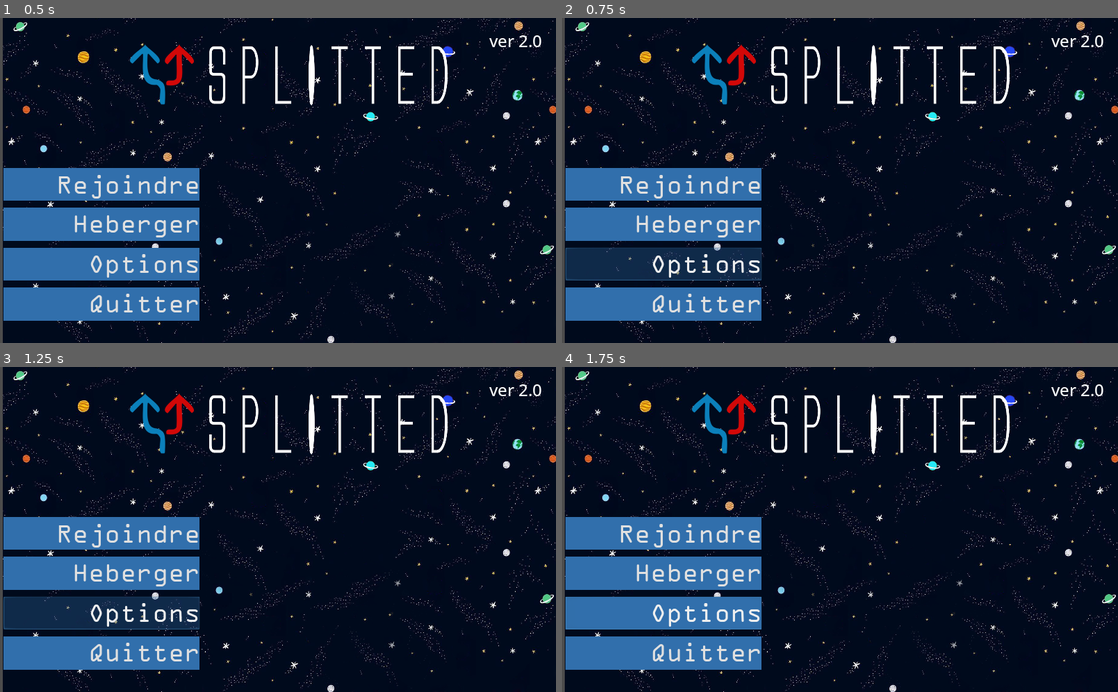
Above: before the commit, frames 1-4 (two rows, left to right).
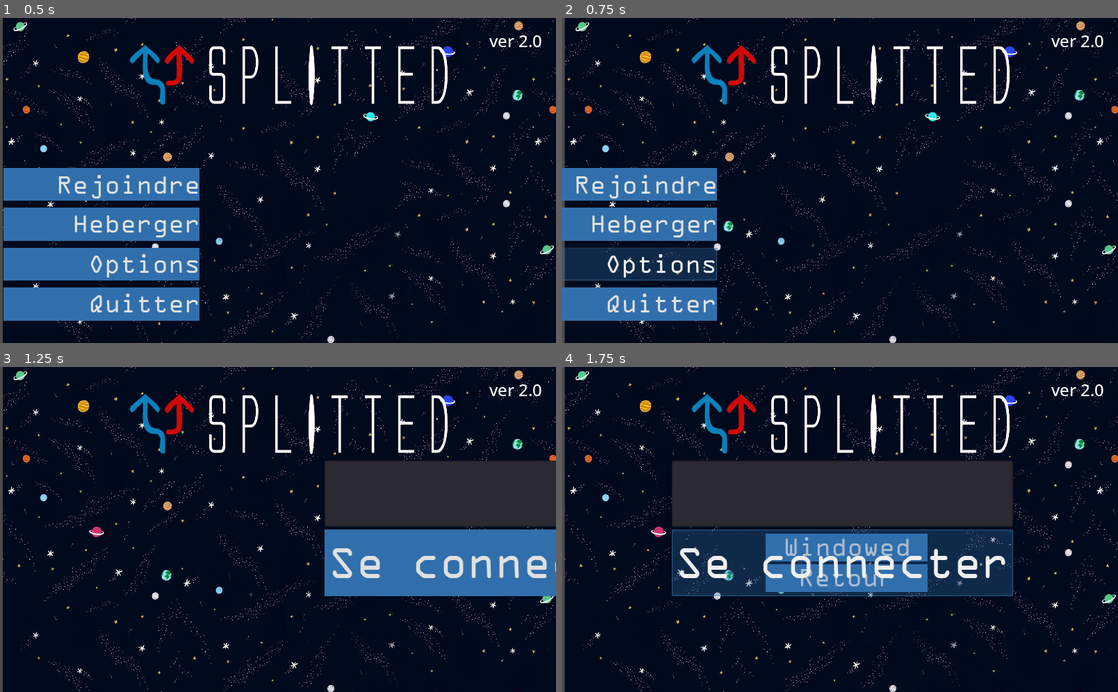
Above: after the commit, the same moments.

Repository: Savro01/Splitted
Game: Godot game, scene res://Scenes/MainMenu.tscn
Same seed, same stepped clock (60 frames per second), same inputs: the game is played once before the commit and once after it.
Inputs (mouse positions are in pixels of both pictures, inside the frame that each line leads up to):
- Up to frame 1 (0.5 s): no input
- Up to frame 2 (0.75 s): click "Options" at 0.5 s
- Up to frame 3 (1.25 s): no input
- Up to frame 4 (1.75 s): click (1034, 549) at 1.25 s, where only the run after the commit has a clickable "Windowed"

Frame 1 is identical in both runs. In frame 2, 5.4% of the frame differs, in the area x 0-36%, y 46-94%; in frame 3, 31%; in frame 4, 36%, in the area x 0-82%, y 28-94%.

Commit message:
fullscreen options

Diff:
--- a/Scenes/MainMenu.gd
+++ b/Scenes/MainMenu.gd
@@ -7,30 +7,27 @@
 
 #signal set_connect_type
 
+func updateFullScreenBtn():
+	if(!OS.window_fullscreen):
+		$OptionsContainer/Fullscreen.text = "Windowed"
+	else:
+		$OptionsContainer/Fullscreen.text = "Fullscreen"
+
 # Called when the node enters the scene tree for the first time.
 func _ready():
-	#get_tree().connect("connected_to_server", self, "connected")
-	pass
+		updateFullScreenBtn()
+
 
 # Called every frame. 'delta' is the elapsed time since the previous frame.
 func _process(delta):
 	if $RejoindreContainer.visible and Input.is_action_pressed("ui_cancel"):
-		$AnimationMenu.play_backwards("AnimationMenu")
-		var t = Timer.new()
-		t.set_wait_time(1)
-		self.add_child(t)
-		t.start()
-		yield(t, "timeout")
-		$RejoindreContainer.hide()
+		backToMenu($RejoindreContainer)
 
 	if $Attente.visible and Input.is_action_pressed("ui_cancel"):
-		$AnimationMenu.play_backwards("AnimationMenu")
-		var t = Timer.new()
-		t.set_wait_time(1)
-		self.add_child(t)
-		t.start()
-		yield(t, "timeout")
-		$Attente.hide()
+		backToMenu($Attente)
+
+	if $OptionsContainer.visible and Input.is_action_pressed("ui_cancel"):
+		backToMenu($OptionsContainer)
 
 func _on_Rejoindre_pressed():
 	$RejoindreContainer.show()
@@ -45,6 +42,18 @@
 
 func _on_Quitter_pressed():
 	get_tree().quit()
+
+func _on_Options_pressed():
+	$OptionsContainer.show()
+	$AnimationMenu.play("AnimationMenu")
+
+
+func _on_Fullscreen_pressed():
+	OS.window_fullscreen = !OS.window_fullscreen
+	updateFullScreenBtn()
+	if(!OS.window_fullscreen):
+		OS.set_window_size(Vector2(820,480))
+
 
 func _on_Connexion_pressed():
 	if($RejoindreContainer/IpField != null):
@@ -72,3 +81,19 @@
 	yield(Network, "game_ready")
 	print("Game Ready")
 	get_tree().change_scene("res://Scenes/Map/Game.tscn")
+
+
+
+func backToMenu(obj):
+	if obj.visible:
+		$AnimationMenu.play_backwards("AnimationMenu")
+		var t = Timer.new()
+		t.set_wait_time(1)
+		self.add_child(t)
+		t.start()
+		yield(t, "timeout")
+		obj.hide()
+
+
+func _on_Retour_pressed():
+	backToMenu($OptionsContainer)
--- a/Scenes/MainMenu.tscn
+++ b/Scenes/MainMenu.tscn
@@ -16,6 +16,22 @@
 size = 25
 font_data = ExtResource( 7 )
 
+[sub_resource type="StyleBoxTexture" id=11]
+texture = ExtResource( 2 )
+region_rect = Rect2( 0, 0, 601, 83 )
+
+[sub_resource type="StyleBoxTexture" id=8]
+texture = ExtResource( 5 )
+region_rect = Rect2( 0, 0, 602, 83 )
+
+[sub_resource type="StyleBoxTexture" id=9]
+texture = ExtResource( 3 )
+region_rect = Rect2( 0, 0, 612, 83 )
+
+[sub_resource type="DynamicFont" id=10]
+size = 39
+font_data = ExtResource( 1 )
+
 [sub_resource type="StyleBoxTexture" id=3]
 texture = ExtResource( 2 )
 region_rect = Rect2( 0, 0, 601, 83 )
@@ -33,22 +49,6 @@
 font_data = ExtResource( 1 )
 
 [sub_resource type="StyleBoxTexture" id=7]
-texture = ExtResource( 2 )
-region_rect = Rect2( 0, 0, 601, 83 )
-
-[sub_resource type="StyleBoxTexture" id=8]
-texture = ExtResource( 5 )
-region_rect = Rect2( 0, 0, 602, 83 )
-
-[sub_resource type="StyleBoxTexture" id=9]
-texture = ExtResource( 3 )
-region_rect = Rect2( 0, 0, 612, 83 )
-
-[sub_resource type="DynamicFont" id=10]
-size = 39
-font_data = ExtResource( 1 )
-
-[sub_resource type="StyleBoxTexture" id=11]
 texture = ExtResource( 2 )
 region_rect = Rect2( 0, 0, 601, 83 )
 
@@ -155,6 +155,16 @@
 tracks/9/enabled = true
 tracks/9/keys = {
 "points": PoolRealArray( 50, -0.25, 0, 0.25, 0, 50, -0.25, 0, 0.25, 0 ),
+"times": PoolRealArray( 0, 1 )
+}
+tracks/10/type = "bezier"
+tracks/10/path = NodePath("OptionsContainer:rect_position:x")
+tracks/10/interp = 1
+tracks/10/loop_wrap = true
+tracks/10/imported = false
+tracks/10/enabled = true
+tracks/10/keys = {
+"points": PoolRealArray( 1370, -0.25, 0, 0.25, 0, 297, -0.25, 0, 0.25, 0 ),
 "times": PoolRealArray( 0, 1 )
 }
 
@@ -211,8 +221,48 @@
 "_edit_use_anchors_": false
 }
 
+[node name="OptionsContainer" type="VBoxContainer" parent="."]
+visible = false
+anchor_left = 0.5
+anchor_top = 0.5
+anchor_right = 0.5
+anchor_bottom = 0.5
+margin_left = 960.0
+margin_top = 7.99998
+margin_right = 1200.0
+margin_bottom = 94.0
+__meta__ = {
+"_edit_use_anchors_": false
+}
+
+[node name="Fullscreen" type="Button" parent="OptionsContainer"]
+margin_right = 240.0
+margin_bottom = 41.0
+size_flags_vertical = 3
+custom_styles/hover = SubResource( 11 )
+custom_styles/pressed = SubResource( 8 )
+custom_styles/normal = SubResource( 9 )
+custom_fonts/font = SubResource( 10 )
+text = "Fullscreen"
+__meta__ = {
+"_edit_use_anchors_": false
+}
+
+[node name="Retour" type="Button" parent="OptionsContainer"]
+margin_top = 45.0
+margin_right = 240.0
+margin_bottom = 86.0
+size_flags_vertical = 3
+custom_styles/hover = SubResource( 11 )
+custom_styles/pressed = SubResource( 8 )
+custom_styles/normal = SubResource( 9 )
+custom_fonts/font = SubResource( 10 )
+text = "Retour"
+__meta__ = {
+"_edit_use_anchors_": false
+}
+
 [node name="RejoindreContainer" type="VBoxContainer" parent="."]
-visible = false
 anchor_left = 0.5
 anchor_top = 0.5
 anchor_right = 0.5
@@ -335,7 +385,10 @@
 [node name="AnimationMenu" type="AnimationPlayer" parent="."]
 anims/AnimationMenu = SubResource( 13 )
 
+[connection signal="pressed" from="OptionsContainer/Fullscreen" to="." method="_on_Fullscreen_pressed"]
+[connection signal="pressed" from="OptionsContainer/Retour" to="." method="_on_Retour_pressed"]
 [connection signal="pressed" from="RejoindreContainer/Connexion" to="." method="_on_Connexion_pressed"]
 [connection signal="pressed" from="MenuContainer/Rejoindre" to="." method="_on_Rejoindre_pressed"]
 [connection signal="pressed" from="MenuContainer/Heberger" to="." method="_on_Heberger_pressed"]
+[connection signal="pressed" from="MenuContainer/Options" to="." method="_on_Options_pressed"]
 [connection signal="pressed" from="MenuContainer/Quitter" to="." method="_on_Quitter_pressed"]
--- a/project.godot
+++ b/project.godot
@@ -38,6 +38,7 @@
 
 window/size/width=820
 window/size/height=480
+window/size/resizable=false
 window/size/fullscreen=true
 window/stretch/mode="2d"
 window/stretch/aspect="keep"
